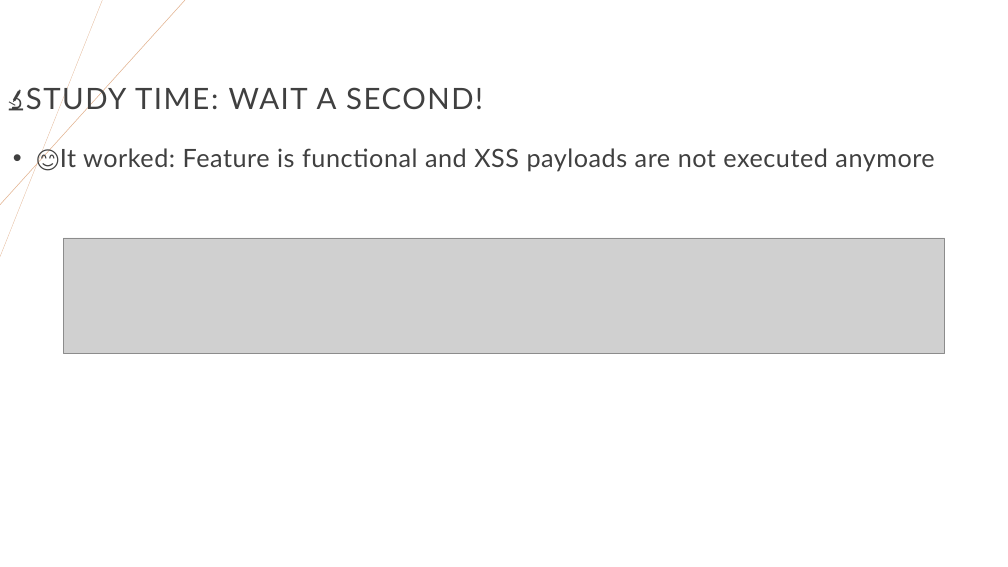
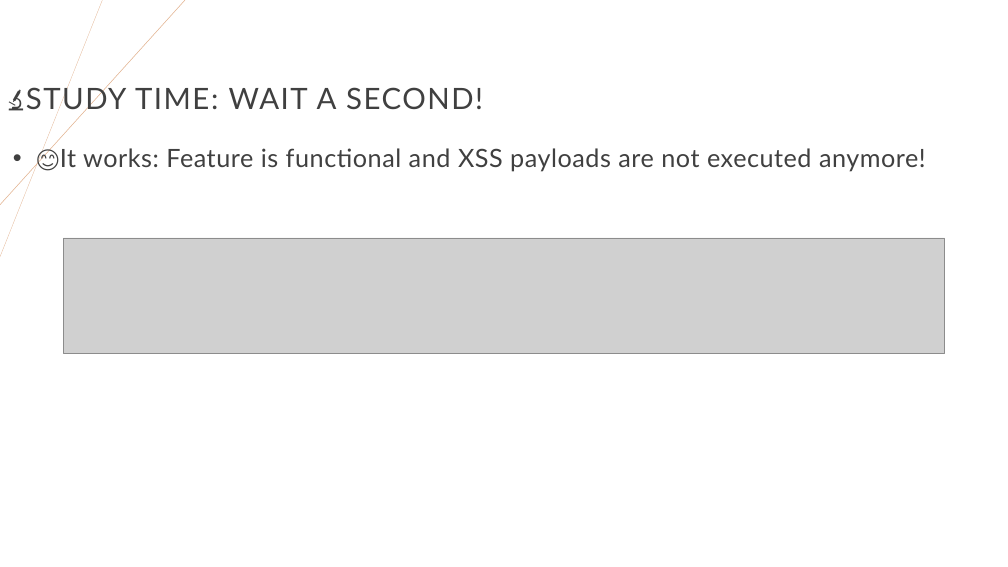
Before and after one commit to righettod/voxxeddays-lux-2024, a slide deck: slide 44 of presentation.pptx. Drawn at 1008x567 pixels with LibreOffice and Linux fonts; fonts in the diff are those of the drawing; grey boxes stand for pictures. Boxes give left, top, right and bottom in pixels: in the first picture for what was removed or moved away, otherwise in the second. Text is boxed around its words. In the diff, an @@ line names an element or a change of style, - is before the commit and + after.

```diff
--- a/presentation.pptx
+++ b/presentation.pptx
@@ text at <box>60,148,926,172</box>: text changed @@
-• 😊It worked: Feature is functional and XSS payloads are not executed anymore
+• 😊It works: Feature is functional and XSS payloads are not executed anymore!
```
Also in this commit, not shown: 27 other slides changed, 3 other files.
